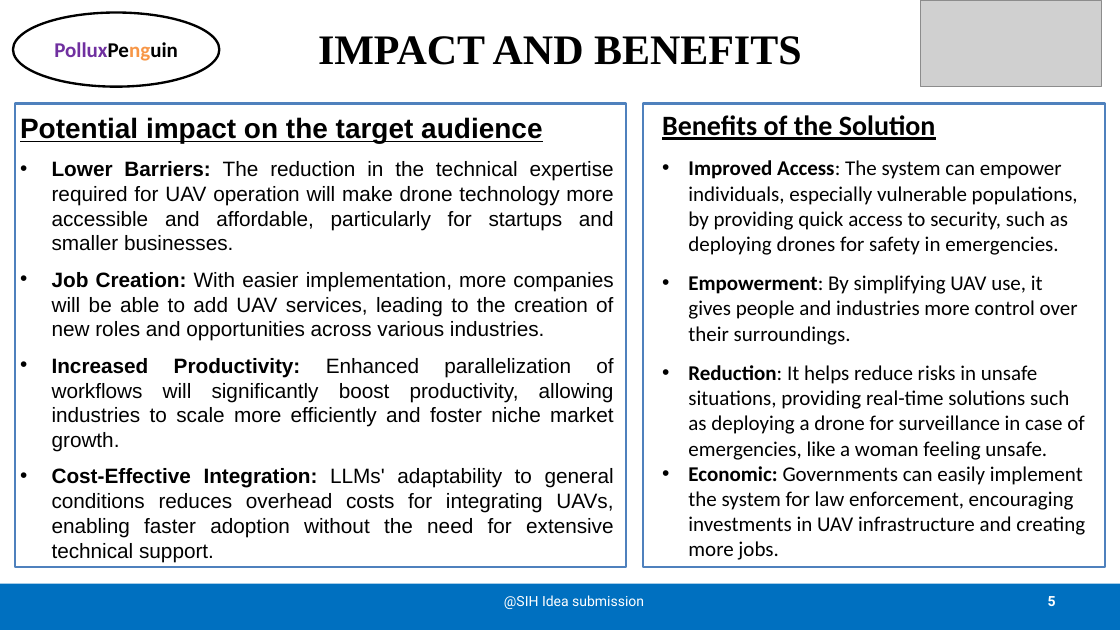
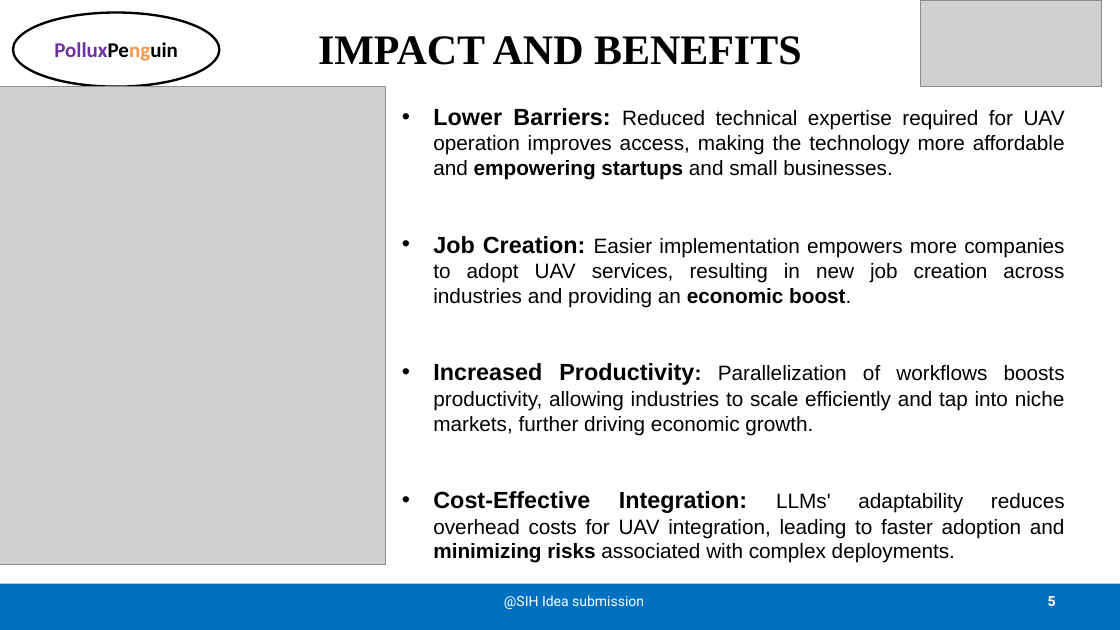
Before and after one commit to AradhyaSpace11/PolluxPenguin-beta, a slide deck: slide 5 of Docs/PolluxPenguin-PPT.pptx. Drawn at 1120x630 pixels with LibreOffice and Linux fonts; fonts in the diff are those of the drawing; grey boxes stand for pictures. Boxes give left, top, right and bottom in pixels: in the first picture for what was removed or moved away, otherwise in the second. Text is boxed around its words. In the diff, an @@ line names an element or a change of style, - is before the commit and + after.

```diff
--- a/Docs/PolluxPenguin-PPT.pptx
+++ b/Docs/PolluxPenguin-PPT.pptx
@@ picture added at (0, 87, 386, 565) @@
@@ rectangle removed at (15, 103, 626, 567) @@
@@ text at (433, 108, 1065, 563): text changed @@
-Potential impact on the target audience
-  • Lower Barriers: The reduction in the technical expertise required for UAV operation will make drone technology more accessible and affordable, particularly for startups and smaller businesses.
-  • Job Creation: With easier implementation, more companies will be able to add UAV services, leading to the creation of new roles and opportunities across various industries.
-  • Increased Productivity: Enhanced parallelization of workflows will significantly boost productivity, allowing industries to scale more efficiently and foster niche market growth.
-  • Cost-Effective Integration: LLMs' adaptability to general conditions reduces overhead costs for integrating UAVs, enabling faster adoption without the need for extensive technical support.
+  • Lower Barriers: Reduced technical expertise required for UAV operation improves access, making the technology more affordable and empowering startups and small businesses.
+  • Job Creation: Easier implementation empowers more companies to adopt UAV services, resulting in new job creation across industries and providing an economic boost.
+  • Increased Productivity: Parallelization of workflows boosts productivity, allowing industries to scale efficiently and tap into niche markets, further driving economic growth.
+  • Cost-Effective Integration: LLMs' adaptability reduces overhead costs for UAV integration, leading to faster adoption and minimizing risks associated with complex deployments.
@@ rectangle removed at (643, 103, 1105, 567) @@
@@ text removed at (662, 115, 1085, 560) @@
-Benefits of the Solution
-  • Improved Access: The system can empower individuals, especially vulnerable populations, by providing quick access to security, such as deploying drones for safety in emergencies.
-  • Empowerment: By simplifying UAV use, it gives people and industries more control over their surroundings.
-  • Reduction: It helps reduce risks in unsafe situations, providing real-time solutions such as deploying a drone for surveillance in case of emergencies, like a woman feeling unsafe.
-  • Economic: Governments can easily implement the system for law enforcement, encouraging investments in UAV infrastructure and creating more jobs.
```
Also in this commit, not shown: 1 other slide changed.
